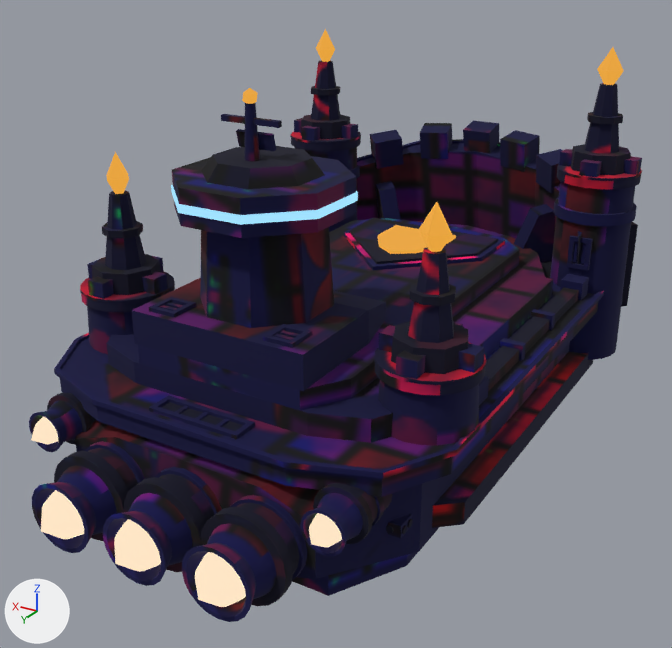
A saved change to the glTF model assets/models/ships/bastion.glb.
Camera for both pictures: a camera (50 mm lens) standing at (-6.35, 11.64, 6.87) and looking at (0.34, 0.49, 1.29). The axes (+X, +Y, +Z) are drawn at lower left. The lights are the same throughout. The older version comes first. Vertices at exactly the same position are counted once.

In view in the first picture: 'bastion'.
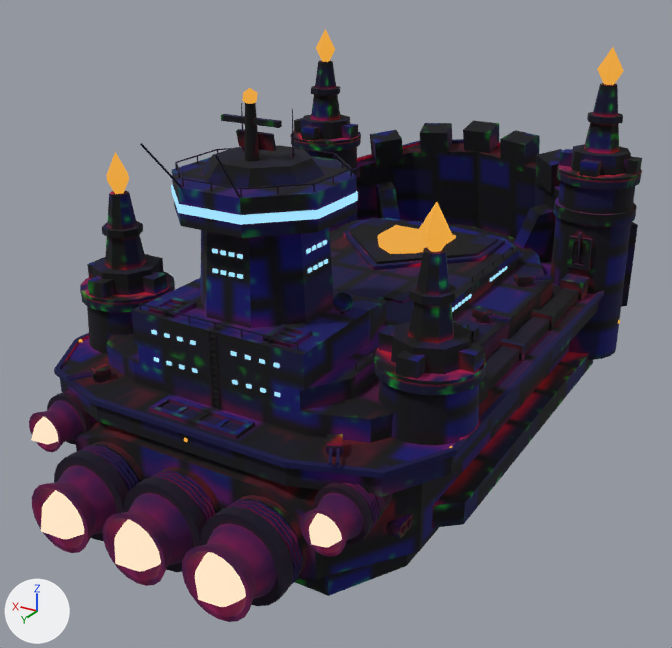
What differs and where, as boxes (x1, y1, x2, y2) in the pictures (672 x 648 px):
part 1 of me_bastion, added: after (384, 289, 410, 303)
part 2 of me_bastion, added: after (464, 322, 480, 341)
part 3 of me_bastion, added: after (458, 322, 469, 331)
part 4 of me_bastion, added: after (182, 178, 241, 189)
part 5 of me_bastion, added: after (314, 168, 351, 184)
part 6 of me_bastion, added: after (281, 146, 334, 154)
part 7 of me_bastion, added: after (176, 149, 218, 163)
part 8 of me_bastion, added: after (64, 103, 552, 587)
part 9 of me_bastion, surface changed: (29, 60, 642, 622) in both

Patch to the scene script:
```diff
--- a/assets/models/ships/bastion.glb.py
+++ b/assets/models/ships/bastion.glb.py
@@ me_bastion @@
 # used by ob_bastion; location = (0.0, 0.0, 0.0)
-me_bastion.from_pydata(...)  # 3755 vertices, 6878 faces; spans x -3.14..3.14, y -5.87..5.74, z -1.22..5.2
+me_bastion.from_pydata(...)  # 6061 vertices, 10590 faces; spans x -3.14..3.14, y -5.87..5.74, z -1.22..5.2
+# me_bastion part 1: a new loose piece, a box spanning x -1.0..-0.7, y 0.57..0.93, z 2.05..2.09, in mat_bastion_hull
+# me_bastion part 2: a new loose piece, a box spanning x -2.11..-1.89, y 0.85..1.05, z 1.8..1.94, in mat_bastion_armor
+# me_bastion part 3: a new loose piece, a box spanning x -2.07..-1.93, y 1.12..1.26, z 1.96..2.06, in mat_bastion_armor
+# me_bastion part 4: a new loose piece, a box spanning x -0.406..0.406, y 3.722..3.736, z 4.233..4.247, in mat_bastion_dark
+# me_bastion part 5: a new loose piece, a box spanning x -0.986..-0.972, y 2.344..3.156, z 4.233..4.247, in mat_bastion_dark
+# me_bastion part 6: a new loose piece, a box spanning x -0.406..0.406, y 1.764..1.778, z 4.233..4.247, in mat_bastion_dark
+# me_bastion part 7: a new loose piece, a box spanning x 0.972..0.986, y 2.344..3.156, z 4.233..4.247, in mat_bastion_dark
+# me_bastion part 8: 1934 vertices added at x -2.39..2.39, y -1.91..4.78, z -0.12..4.92
+# me_bastion part 9: 5959 kept faces spanning x -3.14..3.14, y -5.87..5.45, z -1.22..5.0 get new texture (UV) coordinates
+# other edits to the shape of me_bastion do not show in these pictures
 me_bastion.materials.append(mat_bastion_hull)
```
